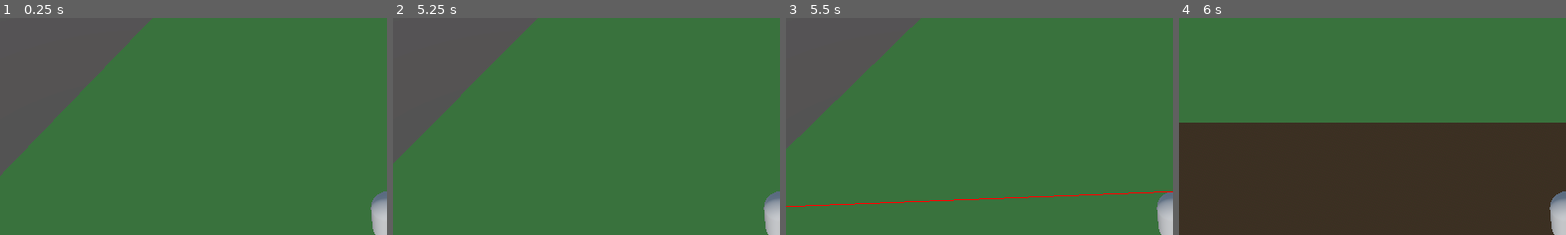
Above: before the commit, frames 1-4 (left to right).
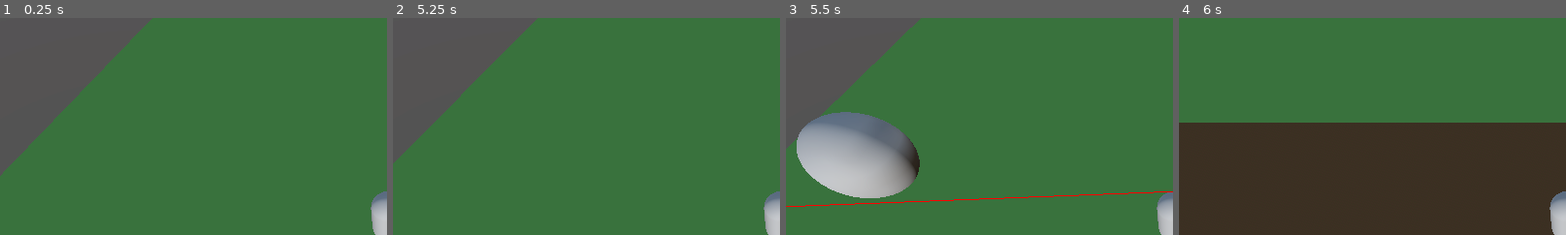
Above: after the commit, the same moments.

Repository: BrownRISDGameDevelopers/mosquito-simulator
Game: Godot game, scene res://scenes/Map.tscn
Same seed, same stepped clock (60 frames per second), same inputs: the game is played once before the commit and once after it.
Inputs:
- Up to frame 1 (0.25 s): no input
- Up to frame 2 (5.25 s): tap Enter (ui_accept) at 0.5, 0.77, 1.52, 2.75, 3.02, 3.5, 3.77, 4.52 s; hold D (right) 0.53-1.28 s; tap Space (bite, bound only after the commit) every 0.75 s from 0.6 to 5.1 s; hold S (down) 1.28-2.03 s; hold D (right) 2.03-2.78 s; hold W (up) 2.78-3.53 s; hold A (left) 3.53-5.03 s; hold S (down) from 5.03 s (still down)
- Up to frame 3 (5.5 s): keep holding S (down)
- Up to frame 4 (6 s): release S (down) at 5.78 s; hold D (right) from 5.78 s (still down); tap Space (bite, bound only after the commit) at 5.85 s
The pictures show only the part of the screen within x 0-50%, y 0-50%; the shares and areas given below are measured in that part.

Frames 1-2 are identical in both runs. In frame 3, 9.7% of the frame differs, in the area x 2-35%, y 43-84%; in frame 4, nothing differs.

Commit message:
pop up button

Diff:
--- a/project.godot
+++ b/project.godot
@@ -42,6 +42,11 @@
 "events": [Object(InputEventKey,"resource_local_to_scene":false,"resource_name":"","device":-1,"window_id":0,"alt_press …(192 unchanged characters)…
 ]
 }
+bite={
+"deadzone": 0.2,
+"events": [Object(InputEventKey,"resource_local_to_scene":false,"resource_name":"","device":-1,"window_id":0,"alt_pressed":false,"shift_pressed":false,"ctrl_pressed":false,"meta_pressed":false,"pressed":false,"keycode":0,"physical_keycode":32,"key_label":0,"unicode":32,"location":0,"echo":false,"script":null)
+]
+}
 
 [rendering]
 
--- a/scenes/MainMenu.tscn
+++ b/scenes/MainMenu.tscn
@@ -80,7 +80,7 @@
 
 [node name="Background" type="TileMapLayer" parent="."]
 scale = Vector2(10, 10)
-tile_map_data = PackedByteArray("AAACAAAAAAAAAAAAAAACAAEAAAA …(831 unchanged characters)… AHAAQAAAAJAAUAAAAHAAUAAAAJAAYAAAAHAAYAAAA=")
+tile_map_data = PackedByteArray("AAACAAAAAAAAAAAAAAACAAEAAAA …(831 unchanged characters)… AHAAQAAAAJAAUAAAAHAAUAAAAJAAYAAAAHAAYAAAD8/wIAAAAAAAAAAAA=")
 tile_set = SubResource("TileSet_ow34m")
 
 [node name="Quit" type="Button" parent="."]
--- a/scenes/Map.tscn
+++ b/scenes/Map.tscn
@@ -1,8 +1,9 @@
-[gd_scene load_steps=17 format=3 uid="uid://ugb4dl0qkpih"]
+[gd_scene load_steps=21 format=3 uid="uid://ugb4dl0qkpih"]
 
 [ext_resource type="Script" uid="uid://cro18pkffxuew" path="res://scripts/player.gd" id="1_5hauk"]
 [ext_resource type="Script" uid="uid://r64v6uqb3av8" path="res://scripts/camera.gd" id="2_lajc7"]
-[ext_resource type="PackedScene" path="res://scenes/NPC.tscn" id="3_xkm8s"]
+[ext_resource type="PackedScene" uid="uid://1ayg4tlicupc" path="res://scenes/NPC.tscn" id="3_xkm8s"]
+[ext_resource type="Script" uid="uid://cxjeq1yk5lict" path="res://scenes/popup_sprite.gd" id="4_tm3qm"]
 
 [sub_resource type="ProceduralSkyMaterial" id="ProceduralSkyMaterial_tm3qm"]
 sky_horizon_color = Color(0.66224277, 0.6717428, 0.6867428, 1)
@@ -45,6 +46,15 @@
 [sub_resource type="CapsuleShape3D" id="CapsuleShape3D_lajc7"]
 
 [sub_resource type="SphereShape3D" id="SphereShape3D_xkm8s"]
+
+[sub_resource type="ViewportTexture" id="ViewportTexture_tm3qm"]
+viewport_path = NodePath("NPC/popup_node/SubViewport")
+
+[sub_resource type="InputEventAction" id="InputEventAction_tm3qm"]
+action = &"Bite Button"
+
+[sub_resource type="Shortcut" id="Shortcut_yyirk"]
+events = [SubResource("InputEventAction_tm3qm")]
 
 [node name="Map" type="Node3D"]
 
@@ -98,23 +108,44 @@
 shape = SubResource("CapsuleShape3D_yyirk")
 
 [node name="Hitbox" type="Area3D" parent="Player"]
-transform = Transform3D(100, 0, 0, 0, 100, 0, 0, 0, 100, 0.08120507, 1.2568758, -0.13669729)
+transform = Transform3D(1, 0, 0, 0, 1, 0, 0, 0, 1, -0.14341736, 1.2568759, -0.13669777)
 
 [node name="CollisionShape3D" type="CollisionShape3D" parent="Player/Hitbox"]
-transform = Transform3D(1.4999949, 0, 0.0039008064, 0, 1.5, 0, -0.0039008064, 0, 1.4999949, -2.9685907e-09, -5.7908706e-05, -3.111956e-05)
+transform = Transform3D(1.4999949, 0, 0.0039008067, 0, 1.5, 0, -0.0039008067, 0, 1.4999949, -0.0022982508, -5.7908706e-05, -3.1113625e-05)
 shape = SubResource("CapsuleShape3D_lajc7")
 
 [node name="Camera3D" type="Camera3D" parent="." node_paths=PackedStringArray("player")]
-transform = Transform3D(1, 0, 0, 0, 0.49999997, 0.86602545, 0, -0.86602545, 0.49999997, 0, 0.85, 0.5)
+transform = Transform3D(1, 0, 0, 0, 0.49999997, 0.86602545, 0, -0.86602545, 0.49999997, 0, 2.510848, 0.5)
 script = ExtResource("2_lajc7")
 player = NodePath("../Player")
 
 [node name="NPC" parent="." instance=ExtResource("3_xkm8s")]
-transform = Transform3D(1, 0, 0, 0, 1, 0, 0, 0, 1, -2.1442285, 0.24709839, -1.1712259)
+transform = Transform3D(0.5, 0, 0, 0, 0.5, 0, 0, 0, 0.5, -2.1442285, 0.24709839, -1.1712259)
 
 [node name="CollisionShape3D2" type="CollisionShape3D" parent="NPC"]
 shape = SubResource("SphereShape3D_xkm8s")
 
-[node name="CanvasLayer" type="CanvasLayer" parent="."]
+[node name="popup_node" type="Node3D" parent="NPC"]
+
+[node name="popup_sprite" type="Sprite3D" parent="NPC/popup_node"]
+transform = Transform3D(1, 0, 0, 0, 1, 0, 0, 0, 1, -0.23249483, 0.09675431, -0.30684423)
+billboard = 1
+texture = SubResource("ViewportTexture_tm3qm")
+script = ExtResource("4_tm3qm")
+
+[node name="SubViewport" type="SubViewport" parent="NPC/popup_node"]
+transparent_bg = true
+handle_input_locally = false
+size = Vector2i(200, 100)
+render_target_update_mode = 4
+
+[node name="bite me" type="Button" parent="NPC/popup_node/SubViewport"]
+offset_right = 97.0
+offset_bottom = 31.0
+pivot_offset = Vector2(-2432, -479)
+action_mode = 0
+shortcut = SubResource("Shortcut_yyirk")
+text = "click to bite"
 
 [connection signal="body_entered" from="Player/Hitbox" to="Player" method="_on_hitbox_body_entered"]
+[connection signal="pressed" from="NPC/popup_node/SubViewport/bite me" to="Player" method="_on_bite_me_pressed"]
--- a/scenes/SpeechBubble.tscn
+++ /dev/null
@@ -1,33 +0,0 @@
-[gd_scene load_steps=2 format=3 uid="uid://ct50mk5yr3pru"]
-
-[ext_resource type="Script" uid="uid://bqr4lwl3qpb66" path="res://scripts/speech_bubble.gd" id="1_2gmo7"]
-
-[node name="Speech Bubble" type="Control"]
-layout_mode = 3
-anchors_preset = 0
-offset_right = 179.0
-offset_bottom = 167.0
-script = ExtResource("1_2gmo7")
-
-[node name="Panel" type="Panel" parent="."]
-layout_mode = 0
-offset_right = 200.0
-offset_bottom = 200.0
-
-[node name="Label" type="Label" parent="Panel"]
-layout_mode = 0
-offset_left = 58.0
-offset_top = 38.0
-offset_right = 118.0
-offset_bottom = 61.0
-text = "Bite me!"
-
-[node name="Button" type="Button" parent="Panel"]
-layout_mode = 0
-offset_left = 39.0
-offset_top = 93.0
-offset_right = 136.0
-offset_bottom = 124.0
-text = "click to bite"
-
-[connection signal="pressed" from="Panel/Button" to="." method="_on_button_pressed"]
--- /dev/null
+++ b/scenes/popup_sprite.gd
@@ -0,0 +1,4 @@
+extends Sprite3D
+
+func _ready() -> void:
+    visible = false;
--- a/scripts/player.gd
+++ b/scripts/player.gd
@@ -5,6 +5,7 @@
 
 const SPEED = 5
 const JUMP_VELOCITY = 4.5
+var sprite;
 
 
 func _physics_process(delta: float) -> void:
@@ -30,15 +31,17 @@
 
 	move_and_slide()
 
+	if Input.is_action_just_pressed("bite") and sprite:
+		_on_bite_me_pressed()
+
 func _on_hitbox_body_entered(body: Node3D) -> void:
 	if body is NPC:
 		print("entered npc")
-		var bubble_scene = preload("res://scenes/SpeechBubble.tscn")
-		var bubble = bubble_scene.instantiate()
+		var popup_node = body.get_node("popup_node")
+		sprite = popup_node.get_node("popup_sprite")
+		sprite.visible = true;
 
-		var camera = get_tree().current_scene.get_node("Camera3D")
-		var world_pos = body.global_position + Vector3(0, 0, 0)  # offset above head
-		var screen_pos = camera.unproject_position(world_pos)
-		bubble.global_position = screen_pos
-
-		get_tree().current_scene.get_node("CanvasLayer").add_child(bubble)
+func _on_bite_me_pressed() -> void:
+	print("bite me button pressed")
+	sprite.visible = false;
+	sprite = null
--- a/scripts/speech_bubble.gd
+++ /dev/null
@@ -1,7 +0,0 @@
-extends Control
-
-func _ready() -> void:
-	print("bubble created")
-
-func _on_button_pressed():
-	queue_free()  # remove the bubble
Not shown, added: scenes/popup_sprite.gd.uid
Not shown, removed: scripts/speech_bubble.gd.uid
